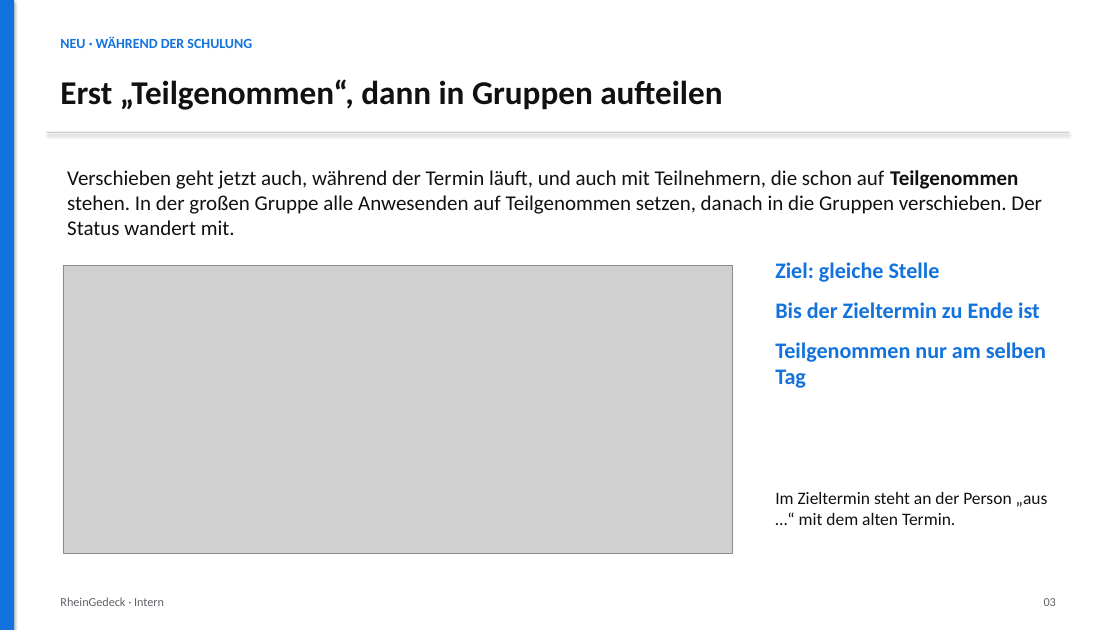
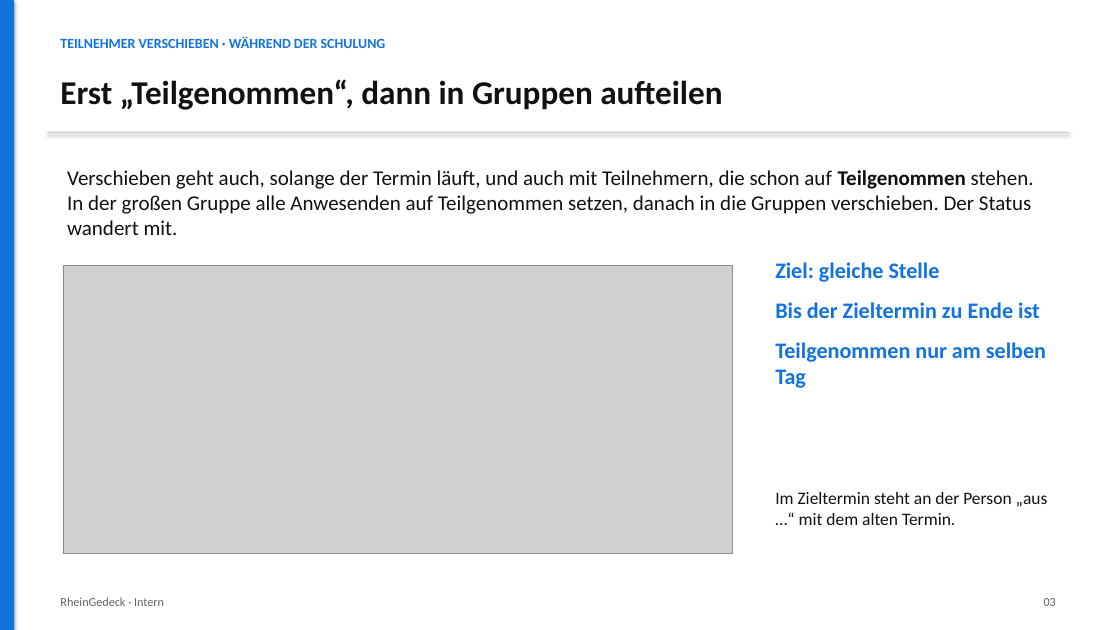
Before and after one commit to martin3r-me/platforms-recruiting, a slide deck: slide 3 of docs/anleitungen/folien/2026-10-08-schulungstermine-umplanen.pptx. Drawn at 1120x630 pixels with LibreOffice and Linux fonts; fonts in the diff are those of the drawing; grey boxes stand for pictures. Boxes give left, top, right and bottom in pixels: in the first picture for what was removed or moved away, otherwise in the second. Text is boxed around its words. In the diff, an @@ line names an element or a change of style, - is before the commit and + after.

```diff
--- a/docs/anleitungen/folien/2026-10-08-schulungstermine-umplanen.pptx
+++ b/docs/anleitungen/folien/2026-10-08-schulungstermine-umplanen.pptx
@@ text at bbox=[60, 36, 386, 48]: text changed @@
-NEU · WÄHREND DER SCHULUNG
+TEILNEHMER VERSCHIEBEN · WÄHREND DER SCHULUNG
@@ text at bbox=[67, 170, 1034, 235]: text changed @@
-Verschieben geht jetzt auch, während der Termin läuft, und auch mit Teilnehmern, die schon auf Teilgenommen stehen. In der großen Gruppe alle Anwesenden auf Teilgenommen setzen, danach in die Gruppen verschieben. Der Status wandert mit.
+Verschieben geht auch, solange der Termin läuft, und auch mit Teilnehmern, die schon auf Teilgenommen stehen. In der großen Gruppe alle Anwesenden auf Teilgenommen setzen, danach in die Gruppen verschieben. Der Status wandert mit.
```
Also in this commit, not shown: 4 other slides changed, 2 slides removed, 6 other files.
